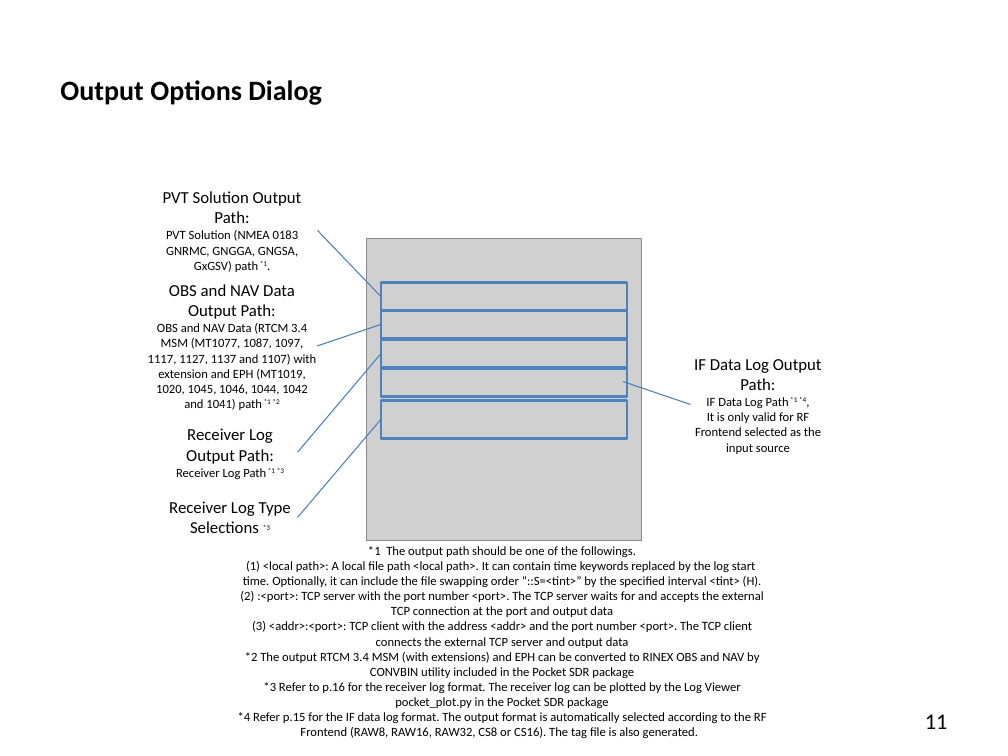
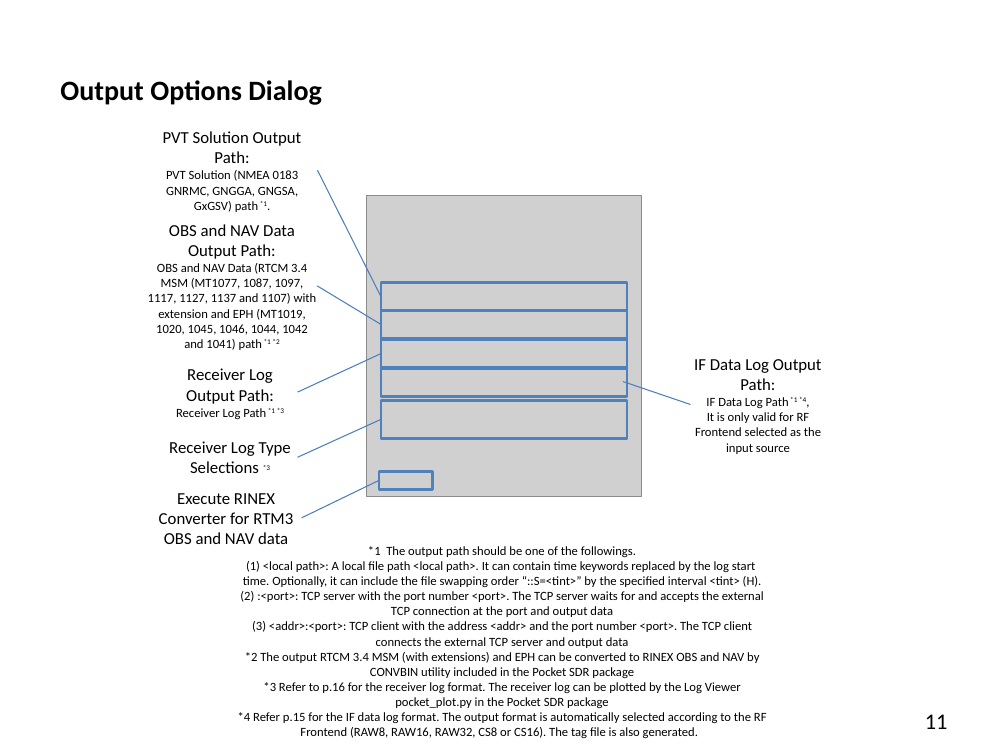
Before and after one commit to tomojitakasu/PocketSDR, a slide deck: slide 11 of doc/pocket_sdr_help.pptx. Drawn at 1008x756 pixels with LibreOffice and Linux fonts; fonts in the diff are those of the drawing; grey boxes stand for pictures. Boxes give left, top, right and bottom in pixels: in the first picture for what was removed or moved away, otherwise in the second. Text is boxed around its words. In the diff, an @@ line names an element or a change of style, - is before the commit and + after.

```diff
--- a/doc/pocket_sdr_help.pptx
+++ b/doc/pocket_sdr_help.pptx
@@ line moved from (318, 231) - (381, 296) to (318, 170) - (381, 296) @@
@@ picture: place and size @@
-picture at (367,239,641,540)
+picture at (367,196,641,497)
@@ line moved from (318, 346) - (381, 325) to (318, 286) - (381, 325) @@
@@ line moved from (297, 453) - (381, 354) to (297, 392) - (381, 354) @@
@@ line moved from (297, 517) - (381, 419) to (297, 458) - (381, 419) @@
@@ 4 texts: place and size @@
-4 texts at (148,191,317,533)
+4 texts at (148,131,317,473)
@@ rectangle added at (379,472,432,490), outline #4F81BD 2 pt @@
@@ text added at (159,493,293,544), 12 pt, text #000000 @@
+Execute RINEX Converter for RTM3 OBS and NAV data
@@ line added from (301, 518) to (379, 481), #4B7EBC 0.75 pt @@
```
Also in this commit, not shown: 5 other slides changed, 1 other file.
